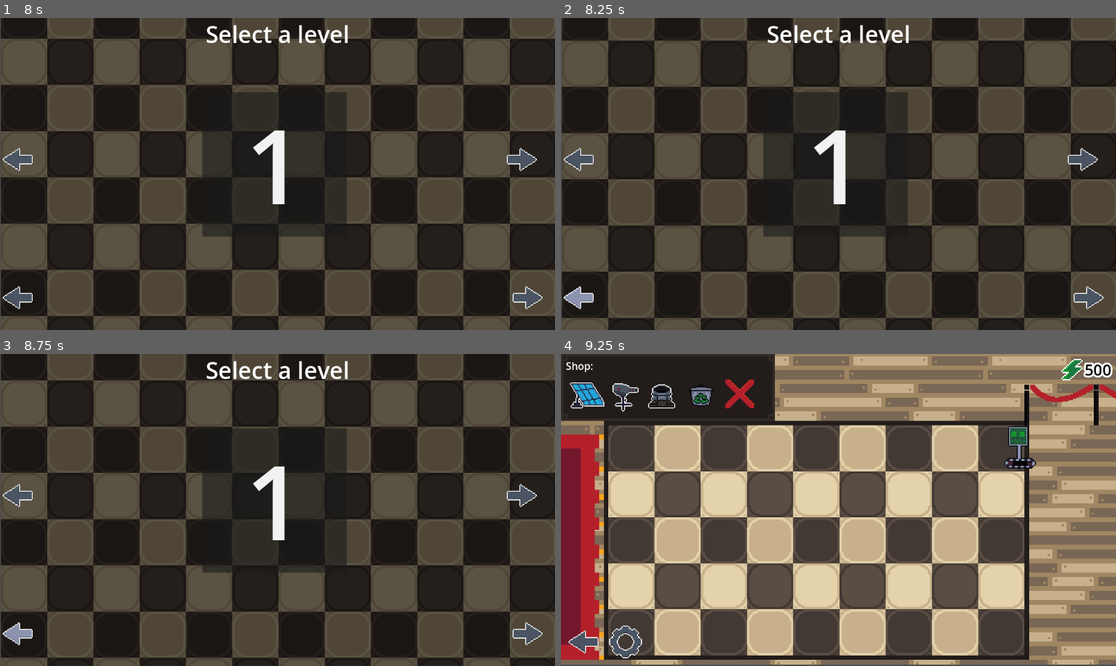
Above: before the commit, frames 1-4 (two rows, left to right).
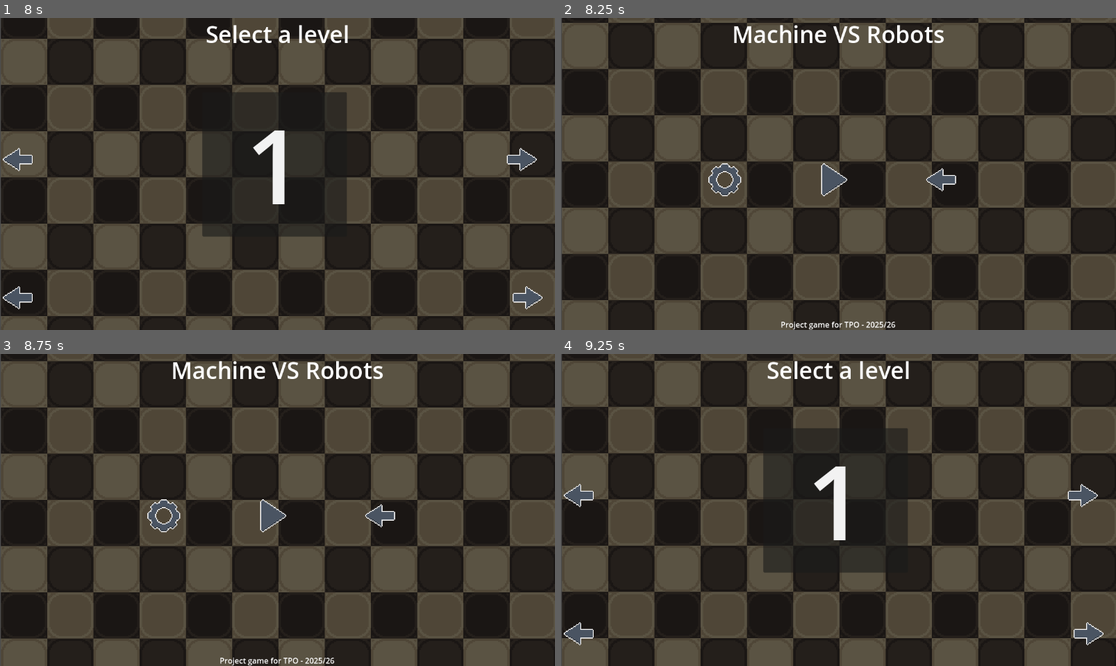
Above: after the commit, the same moments.

Repository: AuraDvin/MvR
Game: Godot game, scene res://levels/menus/main_menu/main_menu.tscn
The game is run twice, just before and just after one commit, with the same random seed, the same clock (stepped at 60 frames per second) and the same inputs.
Inputs (mouse positions are in pixels of both pictures, inside the frame that each line leads up to):
- Up to frame 1 (8 s): click (277, 183) at 0.5 s; click "1" at 1.25 s; click (27, 58) at 2 s; click (61, 58) at 2.75 s; click (99, 58) at 3.5 s; click (138, 58) at 4.25 s; click (177, 58) at 5 s; click (22, 305) at 5.75 s; click (527, 164) at 6.5 s; click (22, 164) at 7.25 s
- Up to frame 2 (8.25 s): click (583, 301) at 8 s
- Up to frame 3 (8.75 s): no input
- Up to frame 4 (9.25 s): click (838, 519) at 8.77 s

Frame 1 is identical in both runs. In frame 2, 44% of the frame differs, in the area x 0-100%, y 1-100%; in frame 3, 46%; in frame 4, 81%, in the area x 0-100%, y 0-100%.

Commit message:
final level

Diff:
--- a/levels/menus/level_select/level_picker.gd
+++ b/levels/menus/level_select/level_picker.gd
@@ -8,7 +8,7 @@
 var old_selected = 0
 # Index of the last level that the player unlocked
 var last_level_unlocked
-
+var last_level = 5
 
 func _ready() -> void:
 	last_level_unlocked = PlayerConfig.get_level_beat()
@@ -22,7 +22,13 @@
 	if old_selected == selected_level:
 		return
 	old_selected = selected_level
-	if selected_level <= last_level_unlocked:
+	print(selected_level)
+	if selected_level >= last_level && last_level_unlocked == last_level:
+		# The last level in game
+		selected_level_ref.disabled = false
+		selected_level_ref.text = "The end"
+		print("the end")
+	elif selected_level <= last_level_unlocked:
 		selected_level_ref.disabled = false
 		selected_level_ref.text = str(selected_level + 1)
 	else:
--- a/levels/menus/level_select/level_select.tscn
+++ b/levels/menus/level_select/level_select.tscn
@@ -1,5 +1,6 @@
-[gd_scene load_steps=5 format=3 uid="uid://ckfkoclivdl6b"]
+[gd_scene load_steps=6 format=3 uid="uid://ckfkoclivdl6b"]
 
+[ext_resource type="Script" uid="uid://yi6swm0thjm7" path="res://levels/menus/level_select/level_select.gd" id="1_j0g6b"]
 [ext_resource type="PackedScene" uid="uid://dpxxvou3uyr11" path="res://levels/menus/level_select/level_picker.tscn" id="2_u4u3e"]
 [ext_resource type="Texture2D" uid="uid://cwtr0qbej2i88" path="res://assets/textures/button-back-normal.png" id="3_u4u3e"]
 [ext_resource type="Texture2D" uid="uid://bralhae1f5kru" path="res://assets/textures/button-back-hover.png" id="4_ekgce"]
@@ -12,6 +13,7 @@
 anchor_bottom = 1.0
 grow_horizontal = 2
 grow_vertical = 2
+script = ExtResource("1_j0g6b")
 
 [node name="VBoxContainer" type="VBoxContainer" parent="."]
 layout_mode = 1
--- a/levels/menus/level_select/level_selection_item.gd
+++ b/levels/menus/level_select/level_selection_item.gd
@@ -2,7 +2,14 @@
 
 extends Button
 
+@onready var confetti = $Confetti
+
 func _on_pressed() -> void:
+	if text == "The end":
+		# spawn particles
+		for c in confetti.get_children():
+			c.emitting  = true
+		return
 	LevelDataManager.current_level_name = "res://assets/levelData/level" + text + ".json"
 	print("Level selected: ", LevelDataManager.current_level_name)
 	SceneSwitcher.switchScene("res://levels/basic_level/basic_level.tscn")
--- a/levels/menus/level_select/level_selection_item.tscn
+++ b/levels/menus/level_select/level_selection_item.tscn
@@ -1,7 +1,8 @@
-[gd_scene load_steps=5 format=3 uid="uid://bpr6i4auacjqh"]
+[gd_scene load_steps=6 format=3 uid="uid://bpr6i4auacjqh"]
 
 [ext_resource type="Texture2D" uid="uid://dg010i0tmssyt" path="res://assets/textures/lock-icon.png" id="1_th1cx"]
 [ext_resource type="Script" uid="uid://cshjpgium5mq1" path="res://levels/menus/level_select/level_selection_item.gd" id="2_th1cx"]
+[ext_resource type="PackedScene" uid="uid://jhu4taxpxon4" path="res://assets/particles/Confetti.tscn" id="3_j4gyi"]
 
 [sub_resource type="StyleBoxTexture" id="StyleBoxTexture_th1cx"]
 texture = ExtResource("1_th1cx")
@@ -26,4 +27,14 @@
 theme_override_styles/focus = SubResource("StyleBoxEmpty_th1cx")
 script = ExtResource("2_th1cx")
 
+[node name="Confetti" parent="." instance=ExtResource("3_j4gyi")]
+layout_mode = 1
+anchors_preset = 8
+anchor_left = 0.5
+anchor_top = 0.5
+anchor_right = 0.5
+anchor_bottom = 0.5
+grow_horizontal = 2
+grow_vertical = 2
+
 [connection signal="pressed" from="." to="." method="_on_pressed"]
